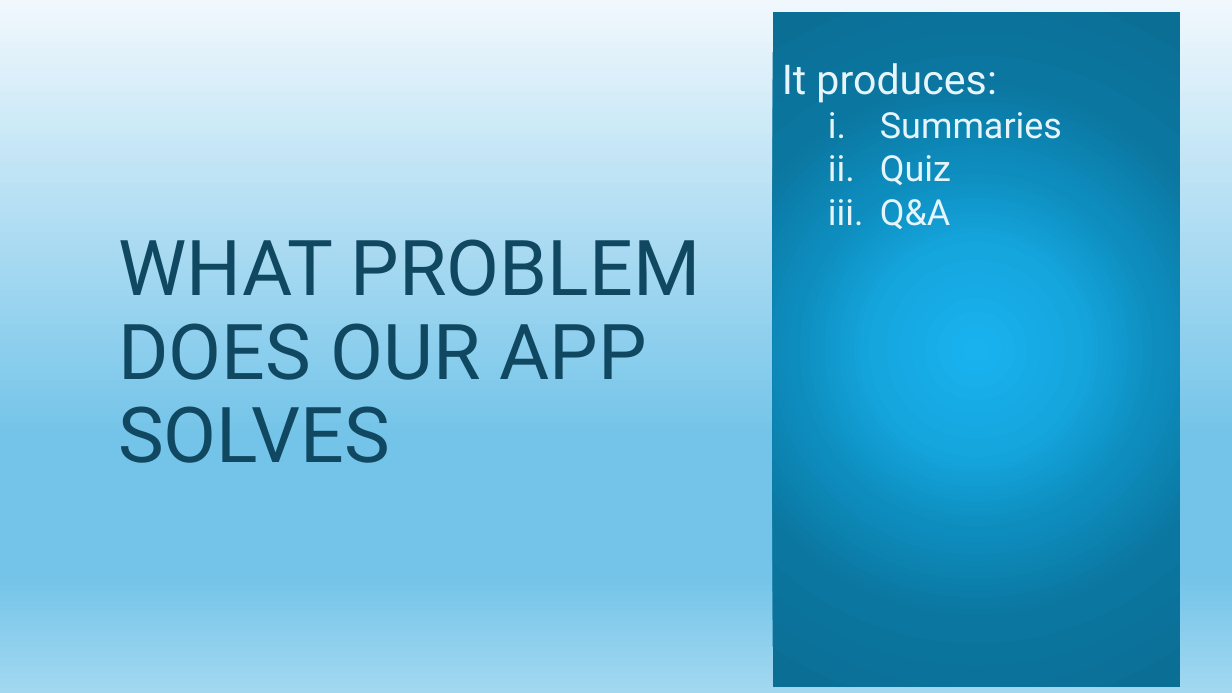
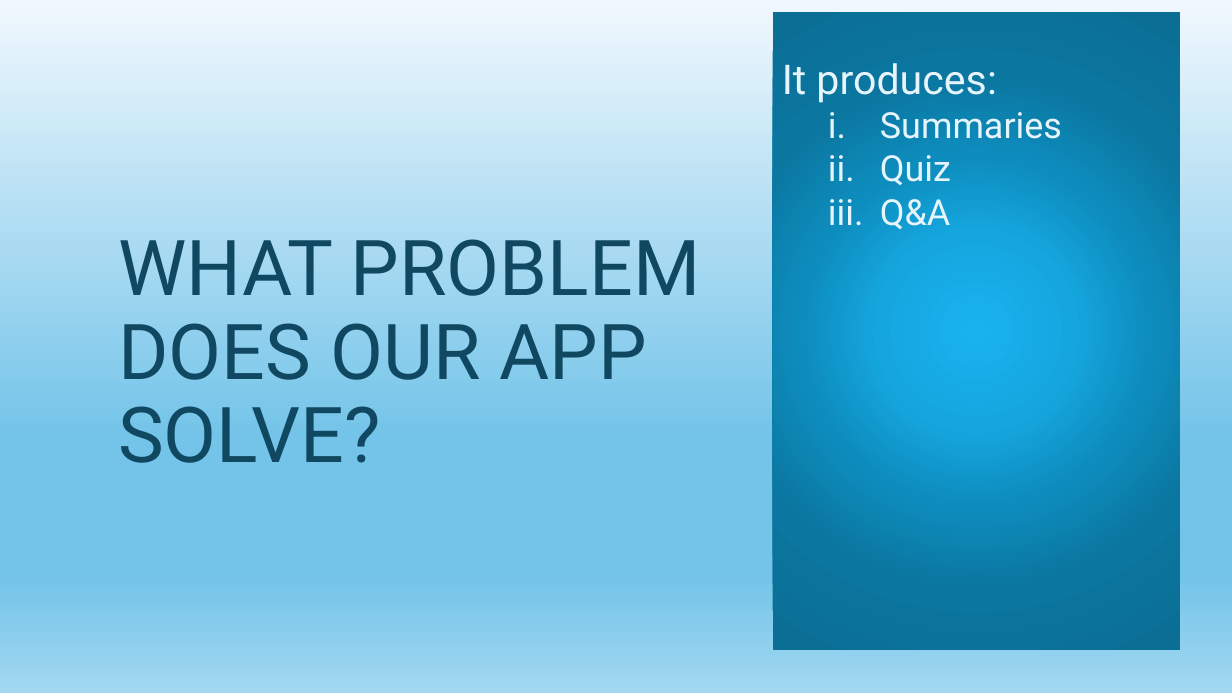
Before and after one commit to striker40/makeathon-2025, a slide deck: slide 5 of ey.pptx. Drawn at 1232x693 pixels with LibreOffice and Linux fonts; fonts in the diff are those of the drawing. Boxes give left, top, right and bottom in pixels: in the first picture for what was removed or moved away, otherwise in the second. Text is boxed around its words. In the diff, an @@ line names an element or a change of style, - is before the commit and + after.

```diff
--- a/ey.pptx
+++ b/ey.pptx
@@ rectangle "It produces:" resized from (x1=773, y1=12, x2=1180, y2=687) to (x1=773, y1=12, x2=1180, y2=650) @@
@@ title at (x1=118, y1=239, x2=700, y2=463): text changed @@
-WHAT PROBLEM DOES OUR APP SOLVES
+WHAT PROBLEM DOES OUR APP SOLVE?
```
Also in this commit, not shown: 2 other slides changed.
